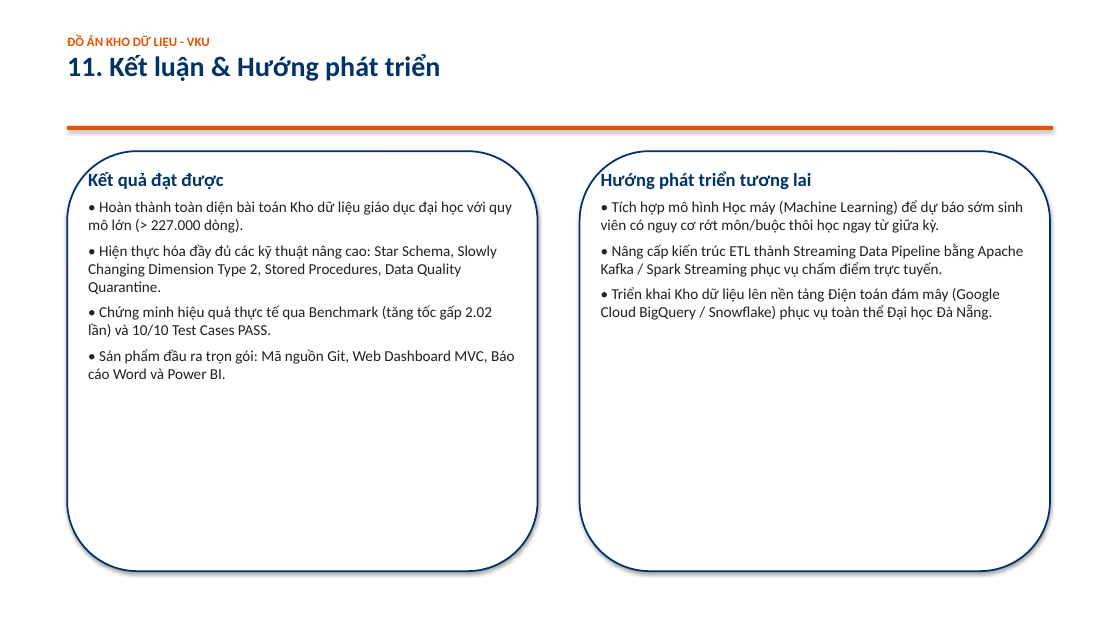
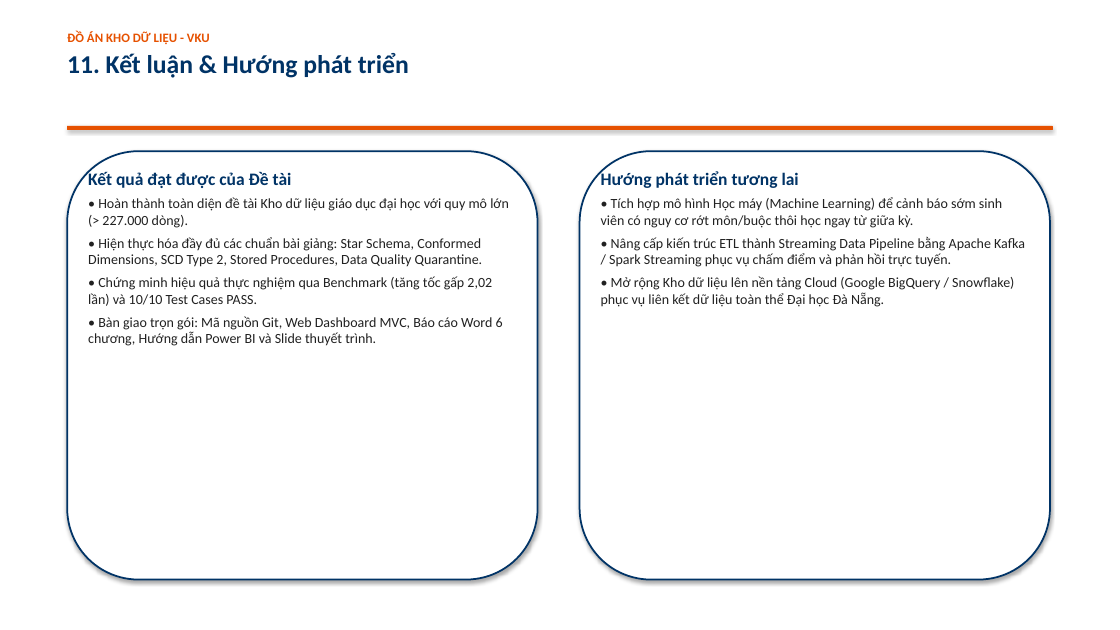
Before and after one commit to Hoang-tap-lap-trinh/Kho_du_lieu, a slide deck: slide 12 of docs/Slide_Thuyet_Trinh_Kho_du_lieu.pptx. Drawn at 1120x630 pixels with LibreOffice and Linux fonts; fonts in the diff are those of the drawing. Boxes give left, top, right and bottom in pixels: in the first picture for what was removed or moved away, otherwise in the second. Text is boxed around its words. In the diff, an @@ line names an element or a change of style, - is before the commit and + after.

```diff
--- a/docs/Slide_Thuyet_Trinh_Kho_du_lieu.pptx
+++ b/docs/Slide_Thuyet_Trinh_Kho_du_lieu.pptx
@@ text at (x1=67, y1=53, x2=409, y2=78): size 24 to 22 pt in "11. Kết luận & Hướng phát triển"; more space between paragraphs @@
@@ rounded rectangle resized from (x1=67, y1=151, x2=538, y2=571) to (x1=67, y1=151, x2=538, y2=580) @@
@@ text at (x1=88, y1=171, x2=509, y2=346): text changed; size 13 to 12 pt @@
-Kết quả đạt được
-• Hoàn thành toàn diện bài toán Kho dữ liệu giáo dục đại học với quy mô lớn (> 227.000 dòng).
-• Hiện thực hóa đầy đủ các kỹ thuật nâng cao: Star Schema, Slowly Changing Dimension Type 2, Stored Procedures, Data Quality Quarantine.
-• Chứng minh hiệu quả thực tế qua Benchmark (tăng tốc gấp 2.02 lần) và 10/10 Test Cases PASS.
-• Sản phẩm đầu ra trọn gói: Mã nguồn Git, Web Dashboard MVC, Báo cáo Word và Power BI.
+Kết quả đạt được của Đề tài
+• Hoàn thành toàn diện đề tài Kho dữ liệu giáo dục đại học với quy mô lớn (> 227.000 dòng).
+• Hiện thực hóa đầy đủ các chuẩn bài giảng: Star Schema, Conformed Dimensions, SCD Type 2, Stored Procedures, Data Quality Quarantine.
+• Chứng minh hiệu quả thực nghiệm qua Benchmark (tăng tốc gấp 2,02 lần) và 10/10 Test Cases PASS.
+• Bàn giao trọn gói: Mã nguồn Git, Web Dashboard MVC, Báo cáo Word 6 chương, Hướng dẫn Power BI và Slide thuyết trình.
@@ rounded rectangle resized from (x1=580, y1=151, x2=1050, y2=571) to (x1=580, y1=151, x2=1050, y2=580) @@
@@ text at (x1=601, y1=171, x2=799, y2=188): size 16 to 15 pt in "Hướng phát triển tương lai" @@
@@ text at (x1=601, y1=197, x2=1025, y2=307): text changed; size 13 to 12 pt @@
-• Tích hợp mô hình Học máy (Machine Learning) để dự báo sớm sinh viên có nguy cơ rớt môn/buộc thôi học ngay từ giữa kỳ.
-• Nâng cấp kiến trúc ETL thành Streaming Data Pipeline bằng Apache Kafka / Spark Streaming phục vụ chấm điểm trực tuyến.
-• Triển khai Kho dữ liệu lên nền tảng Điện toán đám mây (Google Cloud BigQuery / Snowflake) phục vụ toàn thể Đại học Đà Nẵng.
+• Tích hợp mô hình Học máy (Machine Learning) để cảnh báo sớm sinh viên có nguy cơ rớt môn/buộc thôi học ngay từ giữa kỳ.
+• Nâng cấp kiến trúc ETL thành Streaming Data Pipeline bằng Apache Kafka / Spark Streaming phục vụ chấm điểm và phản hồi trực tuyến.
+• Mở rộng Kho dữ liệu lên nền tảng Cloud (Google BigQuery / Snowflake) phục vụ liên kết dữ liệu toàn thể Đại học Đà Nẵng.
```
Also in this commit, not shown: 12 other slides changed, 9 other files.
